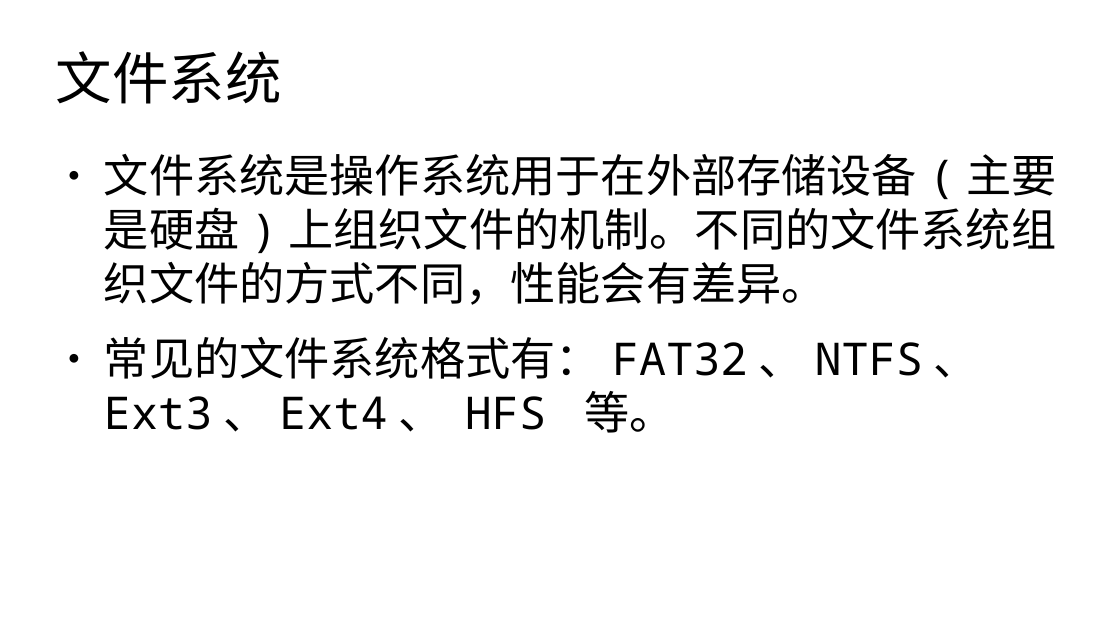
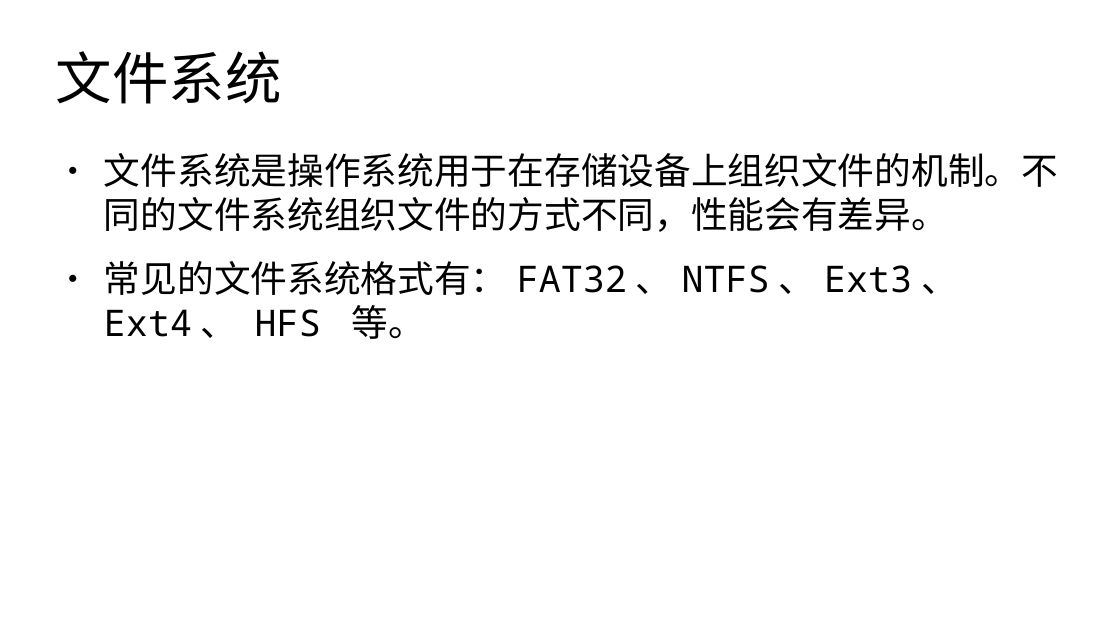
Before and after one commit to master-genius/linux-system, a slide deck: slide 2 of materials/slides/ch02-dir-struct-and-shell.odp. Drawn at 1120x630 pixels with LibreOffice and Linux fonts; fonts in the diff are those of the drawing. Boxes give left, top, right and bottom in pixels: in the first picture for what was removed or moved away, otherwise in the second. Text is boxed around its words. In the diff, an @@ line names an element or a change of style, - is before the commit and + after.

```diff
--- a/materials/slides/ch02-dir-struct-and-shell.odp
+++ b/materials/slides/ch02-dir-struct-and-shell.odp
@@ text at (104, 153, 1058, 232): text changed; size 32 to 26 pt @@
-● 文件系统是操作系统用于在外部存储设备(主要是硬盘)上组织文件的机制。不同的文件系统组织文件的方式不同，性能会有差异。
+● 文件系统是操作系统用于在存储设备上组织文件的机制。不同的文件系统组织文件的方式不同，性能会有差异。
@@ text at (104, 261, 958, 339): size 32 to 26 pt in "常见的文件系统格式有：FAT32、NTFS、Ext3、Ext4、 HFS 等。" @@
```
Also in this commit, not shown: 22 other slides changed, 16 other files.
